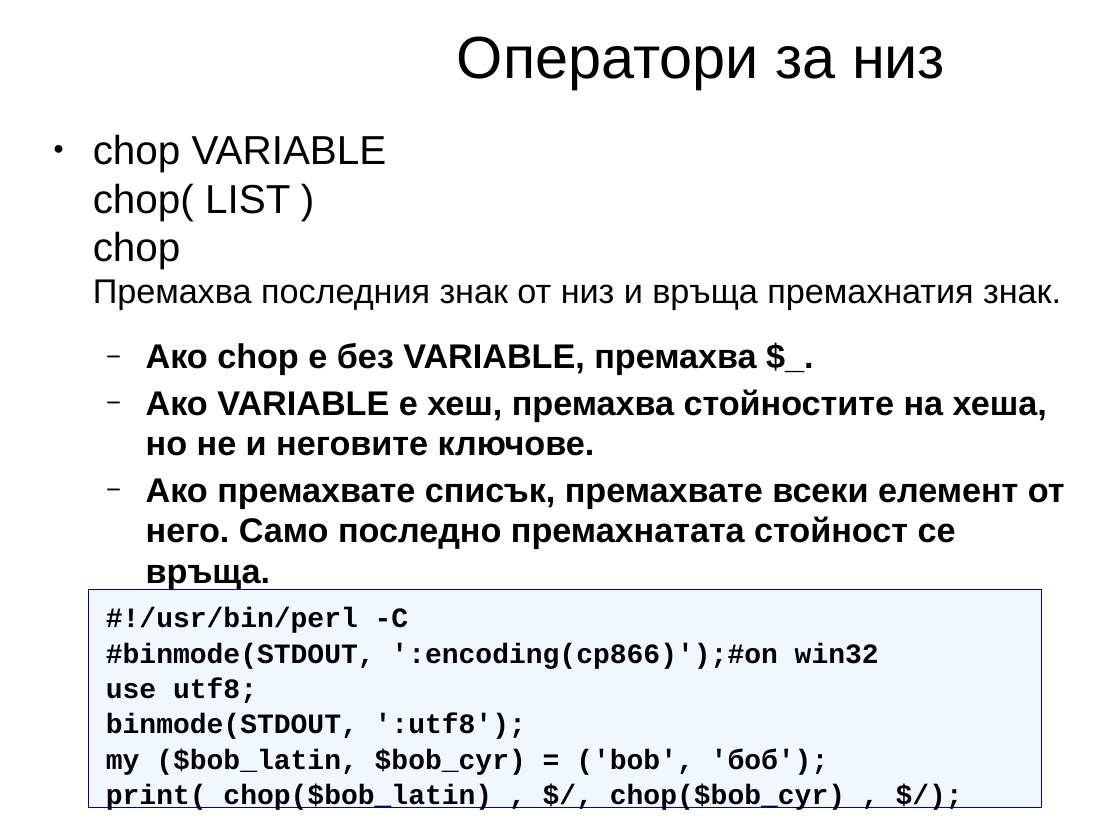
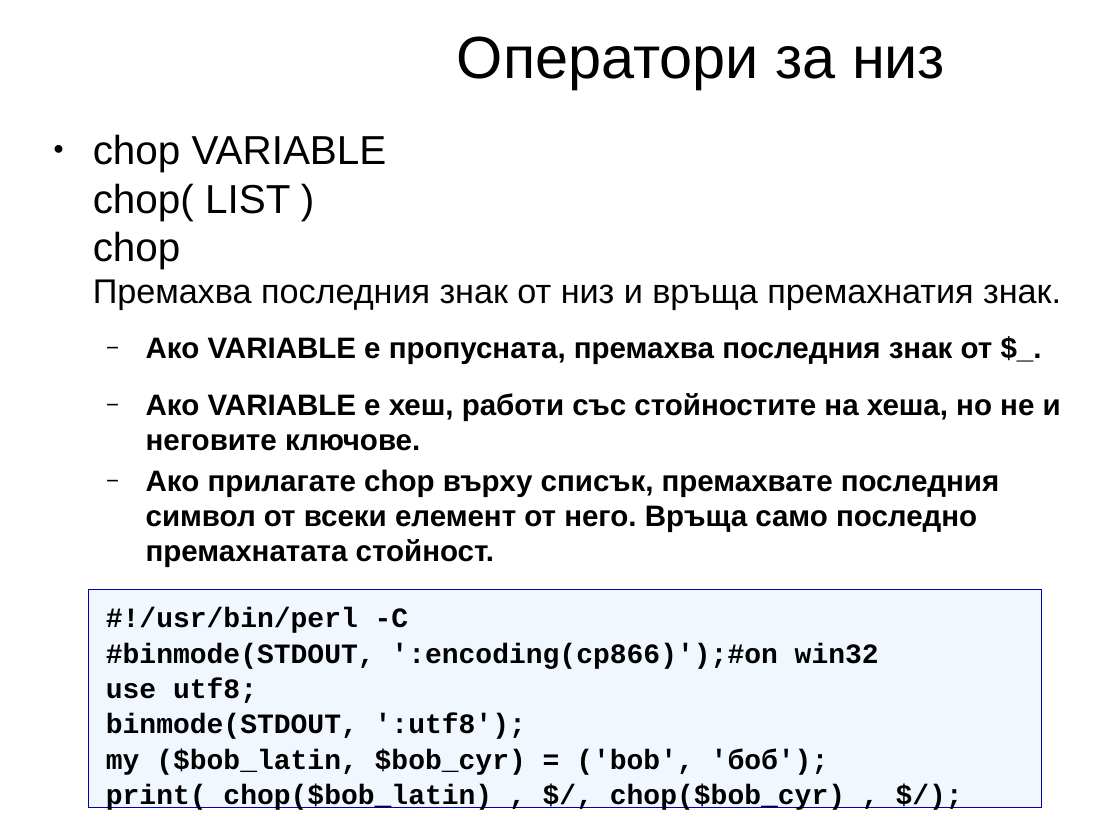
Before and after one commit to kberov/PerlProgrammingCourse, a slide deck: slide 19 of 02_scalar_data_types_bg.odp. Drawn at 1120x840 pixels with LibreOffice and Linux fonts; fonts in the diff are those of the drawing; background and template pictures are left out. Boxes give left, top, right and bottom in pixels: in the first picture for what was removed or moved away, otherwise in the second. Text is boxed around its words. In the diff, an @@ line names an element or a change of style, - is before the commit and + after.

```diff
--- a/02_scalar_data_types_bg.odp
+++ b/02_scalar_data_types_bg.odp
@@ text at (x1=146, y1=337, x2=1061, y2=567): text changed; size 22 to 19 pt @@
-  − Ако chop е без VARIABLE, премахва $_.
-  − Ако VARIABLE е хеш, премахва стойностите на хеша, но не и неговите ключове.
-  − Ако премахвате списък, премахвате всеки елемент от него. Само последно премахнатата стойност се връща.
+  − Ако VARIABLE е пропусната, премахва последния знак от $_.
+  − Ако VARIABLE е хеш, работи със стойностите на хеша, но не и неговите ключове.
+  − Ако прилагате chop върху списък, премахвате последния символ от всеки елемент от него. Връща само последно премахнатата стойност.
```
Also in this commit, not shown: 27 other slides changed, 2 other files.
